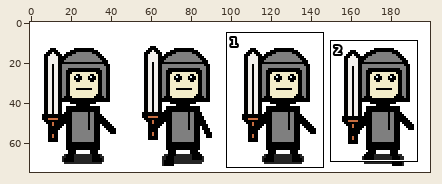
Two states of a sprite sheet, resources/art/player_fighter_amuna_down_male.png. The first picture is a wide view before the edit; the outline marks the close-up.
Close-up. Before the edit:
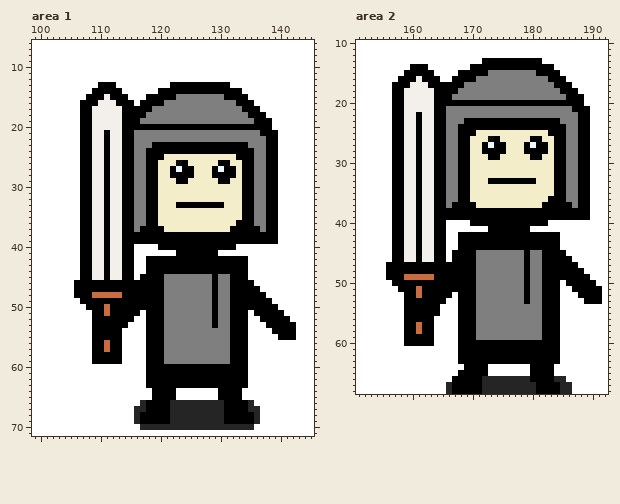
The file is 200x75 pixels. Shown: area 1: x 99..145, y 6..71; area 2: x 151..192, y 10..68. The commit also changed other parts of the picture, which this record leaves out.
The same view after the edit:
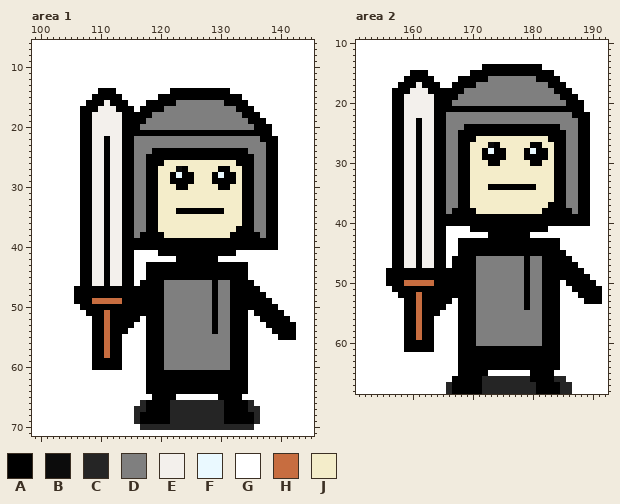
Palette (. is transparent): A #000000  B #0c0c0c  C #252525  D #7f7f7f  E #f3f0ec  F #eaf9ff  G #ffffff  H #c76d40  J #f4edca
Change:
Area 1:
y 13: x 110..112 AAA -> GGG; x 122..131 AAAAAAAAAA -> GGGGGGGGGG
y 14: x 109 A -> G; x 113 A -> G; x 120..121 AA -> GG; x 132..133 AA -> GG
y 15: x 108 A -> G; x 111 E -> A; x 114 A -> G; x 118..119 AA -> GG; x 123..130 DDDDDDDD -> AAAAAAAA; x 134 A -> G
y 16: x 107 A -> G; x 110 E -> A; x 112 E -> A; x 115 A -> G; x 117 A -> G; x 121..122 DD -> AA; x 131..132 DD -> AA; x 135 A -> G
y 17: x 109 E -> A; x 113 E -> A; x 116 A -> G; x 119..120 DD -> AA; x 133 D -> A; x 136 A -> G
y 18: x 118 D -> A; x 134 D -> A; x 137 A -> G
y 19: x 117 D -> A; x 135 D -> A; x 138 A -> G
y 20: x 117..135 AAAAAAAAAAAAAAAAAAA -> DDDDDDDDDDDDDDDDDDD
y 21: x 111 A -> E; x 116..136 DDDDDDDDDDDDDDDDDDDDD -> AAAAAAAAAAAAAAAAAAAAA; x 139 A -> G
y 22: x 137 D -> A
y 23: x 119..134 AAAAAAAAAAAAAAAA -> DDDDDDDDDDDDDDDD
y 24: x 118 A -> D; x 135 A -> D
y 25: x 121..132 JJJJJJJJJJJJ -> AAAAAAAAAAAA
y 26: x 120 J -> A; x 123..124 BA -> JJ; x 130..131 AA -> JJ; x 133 J -> A
y 27: x 122..123 AF -> JB; x 125 A -> J; x 129..130 AF -> JA; x 132 A -> J
y 28: x 123 A -> F; x 130 A -> F
y 29: x 122 J -> A; x 125 J -> A; x 129 J -> A; x 132 J -> A
y 30: x 123..124 JJ -> AA; x 130..131 JJ -> AA
y 33: x 123..130 AAAAAAAA -> JJJJJJJJ
y 34: x 123..130 JJJJJJJJ -> AAAAAAAA
y 36: x 133 A -> J
y 37: x 117 A -> D; x 120 A -> J; x 132 A -> J; x 136 A -> D
y 38: x 116 A -> D; x 121..131 AAAAAAAAAAA -> JJJJJJJJJJJ; x 137 A -> D
y 40: x 116..119 GGGG -> AAAA; x 133..139 GGGGGGG -> AAAAAAA
y 41: x 120..122 GGG -> AAA; x 130..132 GGG -> AAA
y 42: x 118..122 AAAAA -> GGGGG; x 130..134 AAAAA -> GGGGG
y 45: x 117 A -> G; x 121..128 DDDDDDDD -> AAAAAAAA; x 130..131 DD -> AA
y 46: x 106 A -> G; x 109..110 AA -> EE; x 112..113 AA -> EE; x 116 A -> G
y 48: x 109..113 HHHHH -> AAAAA
y 49: x 106 G -> A; x 109..113 AAAAA -> HHHHH
y 50: x 107 G -> A; x 111 H -> A
y 51: x 108 G -> A; x 117 G -> A
y 52: x 111 A -> H; x 116 G -> A
y 53: x 111 A -> H; x 115 G -> A
y 54: x 111 A -> H; x 114 G -> A; x 129 D -> A
y 55: x 111 A -> H
y 58: x 111 A -> H
y 60: x 109..113 GGGGG -> AAAAA; x 121..131 AAAAAAAAAAA -> DDDDDDDDDDD
y 64: x 118 G -> A; x 123..129 GGGGGGG -> AAAAAAA; x 134 G -> A
Area 2:
y 13: x 172..181 AAAAAAAAAA -> GGGGGGGGGG
y 14: x 160..162 AAA -> GGG; x 170..171 AA -> GG; x 182..183 AA -> GG
y 15: x 159 A -> G; x 163 A -> G; x 168..169 AA -> GG; x 173..180 DDDDDDDD -> AAAAAAAA; x 184 A -> G
y 16: x 158 A -> G; x 161 E -> A; x 164 A -> G; x 167 A -> G; x 171..172 DD -> AA; x 181..182 DD -> AA; x 185 A -> G
y 17: x 157 A -> G; x 160 E -> A; x 162 E -> A; x 165..166 AA -> GG; x 169..170 DD -> AA; x 183 D -> A; x 186 A -> G
y 18: x 159 E -> A; x 163 E -> A; x 168 D -> A; x 184 D -> A; x 187 A -> G
y 19: x 167 D -> A; x 185 D -> A; x 188 A -> G
y 20: x 167..185 AAAAAAAAAAAAAAAAAAA -> DDDDDDDDDDDDDDDDDDD
y 21: x 166..186 DDDDDDDDDDDDDDDDDDDDD -> AAAAAAAAAAAAAAAAAAAAA; x 189 A -> G
y 22: x 161 A -> E; x 187 D -> A
y 23: x 169..184 AAAAAAAAAAAAAAAA -> DDDDDDDDDDDDDDDD
y 24: x 168 A -> D; x 185 A -> D
y 25: x 171..182 JJJJJJJJJJJJ -> AAAAAAAAAAAA
y 26: x 170 J -> A; x 173..174 BA -> JJ; x 180..181 AA -> JJ; x 183 J -> A
y 27: x 172..173 AF -> JB; x 175 A -> J; x 179..180 AF -> JA; x 182 A -> J
y 28: x 173 A -> F; x 180 A -> F
y 29: x 172 J -> A; x 175 J -> A; x 179 J -> A; x 182 J -> A
y 30: x 173..174 JJ -> AA; x 180..181 JJ -> AA
y 33: x 173..180 AAAAAAAA -> JJJJJJJJ
y 34: x 173..180 JJJJJJJJ -> AAAAAAAA
y 36: x 183 A -> J
y 37: x 167 A -> D; x 170 A -> J; x 182 A -> J; x 186 A -> D
y 38: x 166 A -> D; x 171..181 AAAAAAAAAAA -> JJJJJJJJJJJ; x 187 A -> D
y 40: x 166..169 GGGG -> AAAA; x 183..189 GGGGGGG -> AAAAAAA
y 41: x 170..172 GGG -> AAA; x 180..182 GGG -> AAA
y 42: x 168..172 AAAAA -> GGGGG; x 180..184 AAAAA -> GGGGG
y 45: x 167 A -> G; x 171..178 DDDDDDDD -> AAAAAAAA; x 180..181 DD -> AA
y 47: x 156 A -> G; x 159..160 AA -> EE; x 162..163 AA -> EE; x 166 A -> G
y 49: x 159..163 HHHHH -> AAAAA
y 50: x 156 G -> A; x 159..163 AAAAA -> HHHHH
y 51: x 157 G -> A; x 161 H -> A
y 52: x 158 G -> A; x 167 G -> A
y 53: x 161 A -> H; x 166 G -> A
y 54: x 161 A -> H; x 165 G -> A; x 179 D -> A
y 55..56: x 161 A -> H
y 59: x 161 A -> H
y 60: x 171..181 AAAAAAAAAAA -> DDDDDDDDDDD
y 61: x 159..163 GGGGG -> AAAAA
y 64: x 168 G -> A; x 173..179 GGGGGGG -> AAAAAAA; x 184 G -> A
Changed places in both close-ups, as pixel boxes (x1, y1, x2, y2):
changed: (74, 82, 278, 394)
changed: (386, 58, 590, 370)
